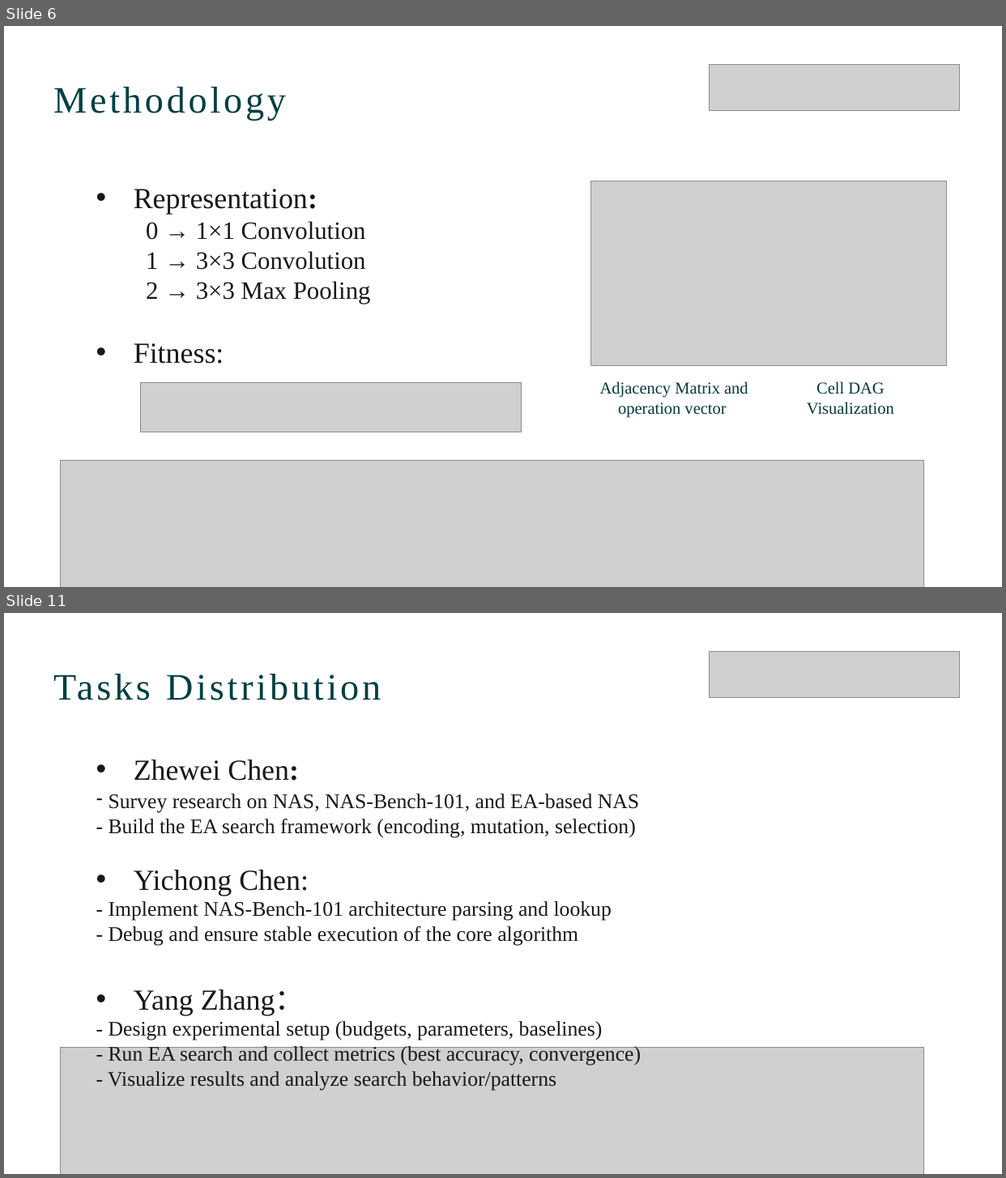
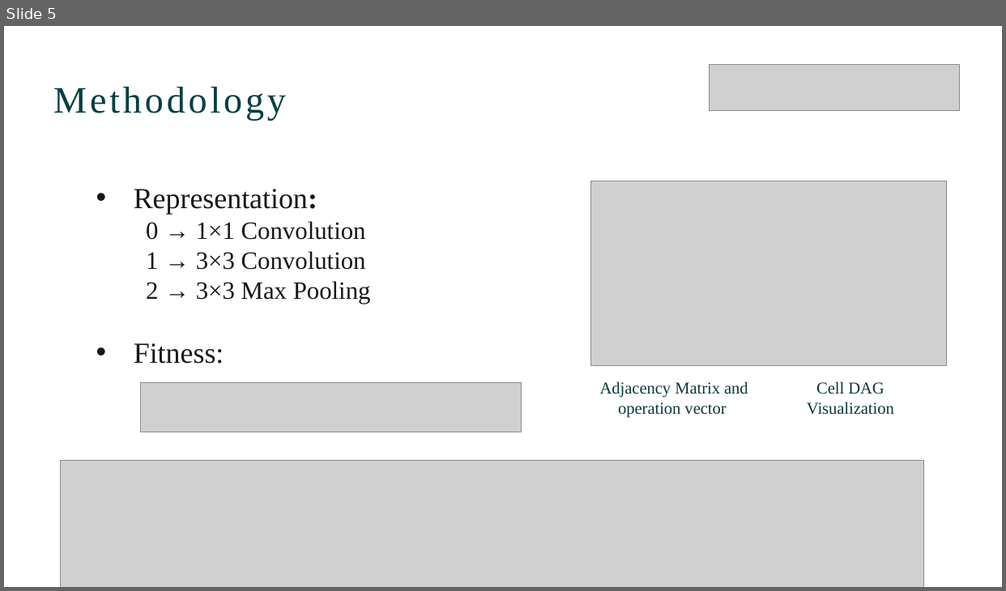
Before and after one commit to chenyicc/fxx_project, a slide deck: nasbench-master/第8组_中期.pptx. Shown one above the other, each under a label of ours: slides 6 and 11 before the commit, slide 5 after it; the slides between them are not shown. The pictures are 1006x1178 and 1006x591 pixels, drawn with LibreOffice and Linux fonts; fonts in the diff are those of the drawing; grey boxes stand for pictures; background and template pictures are left out. Boxes give left, top, right and bottom in pixels: in the first picture for what was removed or moved away, otherwise in the second. Text is boxed around its words. In the diff, an @@ line names an element or a change of style, - is before the commit and + after.

```diff
--- a/nasbench-master/第8组_中期.pptx
+++ b/nasbench-master/第8组_中期.pptx
@@ slide 11 removed at <box>4,613,1002,1174</box>, background #FFFFFF @@
@@ picture removed at <box>710,651,960,697</box> @@
@@ text removed at <box>53,674,381,700</box> @@
-Tasks Distribution
@@ text removed at <box>108,760,641,1091</box> @@
-• Zhewei Chen:
-– Survey research on NAS, NAS-Bench-101, and EA-based NAS
-- Build the EA search framework (encoding, mutation, selection)
-• Yichong Chen:
-- Implement NAS-Bench-101 architecture parsing and lookup
-- Debug and ensure stable execution of the core algorithm
-• Yang Zhang：
-- Design experimental setup (budgets, parameters, baselines)
-- Run EA search and collect metrics (best accuracy, convergence)
-- Visualize results and analyze search behavior/patterns
@@ picture removed at <box>60,1048,924,1174</box> @@
@@ what was slide 6 is now slide 5 @@
```
Also in this commit, not shown: 5 slides changed, 3 slides added, 4 other slides removed.
